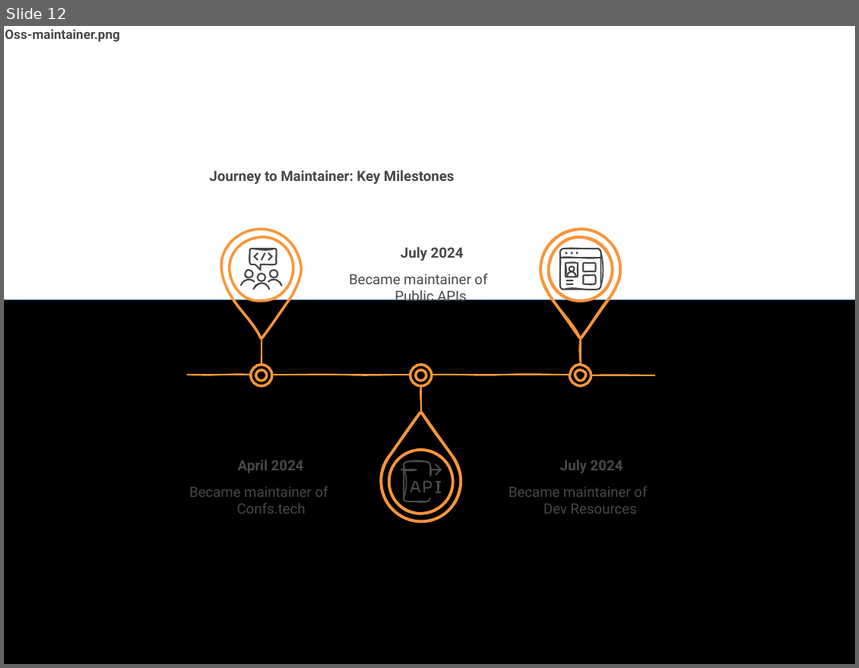
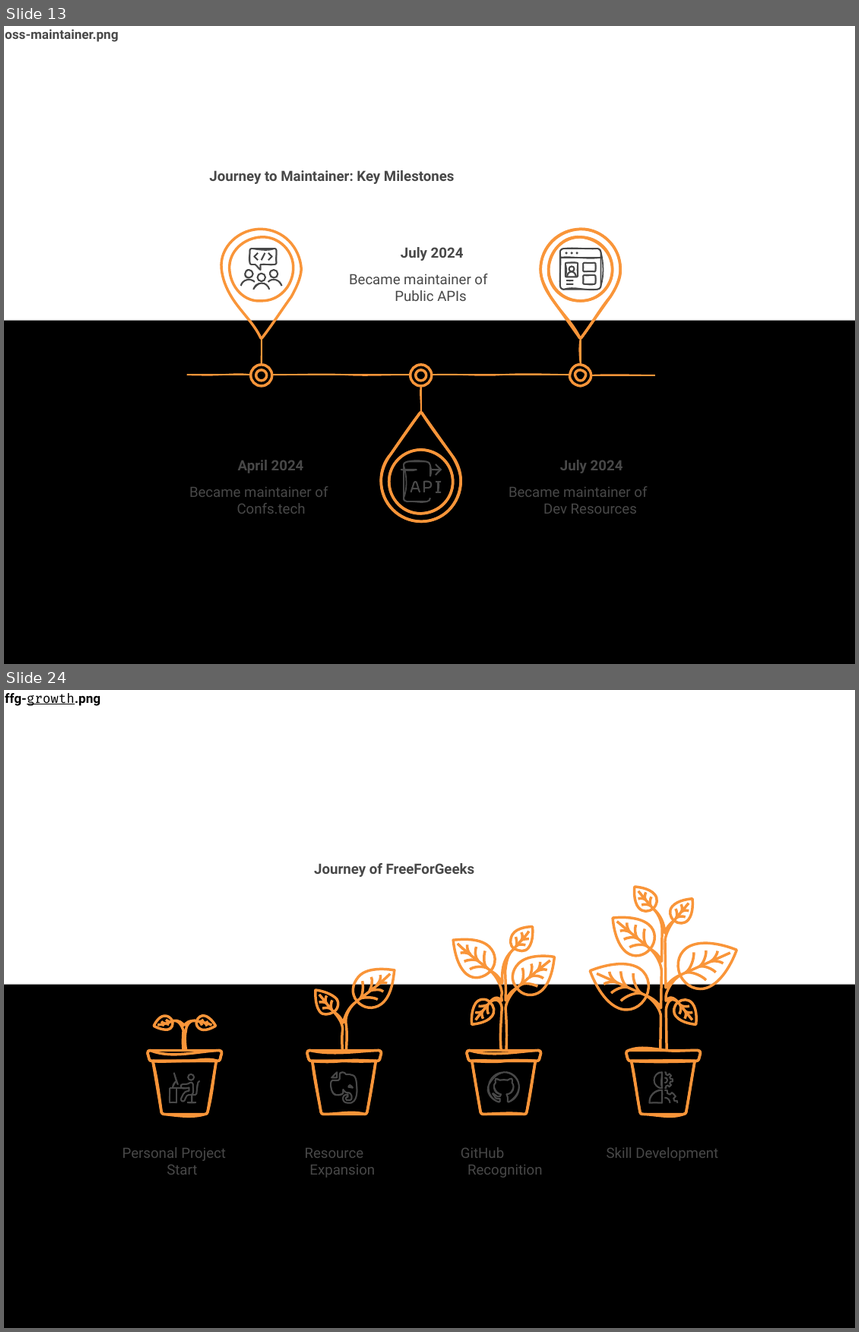
Before and after one commit to JuanPabloDiaz/jpdiaz, a slide deck: src/assets/images/blog/blog-images.pptx. Shown one above the other, each under a label of ours: slide 12 before the commit, slides 13 and 24 after it; the slides between them are not shown. The pictures are 859x668 and 859x1332 pixels, drawn with LibreOffice and Linux fonts; fonts in the diff are those of the drawing. Boxes give left, top, right and bottom in pixels: in the first picture for what was removed or moved away, otherwise in the second. Text is boxed around its words. In the diff, an @@ line names an element or a change of style, - is before the commit and + after.

```diff
--- a/src/assets/images/blog/blog-images.pptx
+++ b/src/assets/images/blog/blog-images.pptx
@@ slide 24 added at box(4, 690, 855, 1328), background #FFFFFF; not listed: 1 template element that a slide beside it also shows @@
@@ text added at box(5, 693, 101, 706), 11 pt, text #000000, bold @@
+ffg-growth.png
@@ text added at box(314, 863, 475, 877), 12 pt, text #484848, bold @@
+Journey of FreeForGeeks
@@ freeform shape added at box(591, 887, 737, 1050), outline #F99539 2.25 pt @@
@@ freeform shape added at box(453, 926, 555, 1051), outline #F99539 2.25 pt @@
@@ freeform shape added at box(315, 966, 395, 1051), outline #F99539 2.25 pt @@
@@ freeform shape added at box(154, 1015, 215, 1050), outline #F99539 2.25 pt @@
@@ freeform shape added at box(147, 1050, 222, 1119), outline #F99539 2.25 pt @@
@@ freeform shape added at box(147, 1051, 222, 1115), outline #F99539 2.25 pt @@
@@ freeform shape added at box(307, 1050, 382, 1115), outline #F99539 2.25 pt @@
@@ freeform shape added at box(307, 1051, 382, 1115), outline #F99539 2.25 pt @@
@@ freeform shape added at box(466, 1051, 541, 1115), outline #F99539 2.25 pt @@
@@ freeform shape added at box(467, 1050, 541, 1115), outline #F99539 2.25 pt @@
@@ freeform shape added at box(626, 1046, 700, 1119), outline #F99539 2.25 pt @@
@@ freeform shape added at box(626, 1051, 701, 1115), outline #F99539 2.25 pt @@
@@ freeform shape added at box(168, 1072, 199, 1103), outline #484848 1.12 pt @@
@@ freeform shape added at box(169, 1072, 200, 1103), outline #484848 1.12 pt @@
@@ freeform shape added at box(329, 1072, 357, 1103), outline #484848 1.12 pt @@
@@ freeform shape added at box(329, 1072, 357, 1103), outline #484848 1.12 pt @@
@@ freeform shape added at box(485, 1072, 519, 1103), outline #484848 1.12 pt @@
@@ freeform shape added at box(487, 1072, 520, 1102), outline #484848 1.12 pt @@
@@ freeform shape added at box(648, 1072, 677, 1103), outline #484848 1.12 pt @@
@@ freeform shape added at box(649, 1072, 677, 1103), outline #484848 1.12 pt @@
@@ text added at box(123, 1148, 226, 1175), 12 pt, text #484848 @@
+Personal Project
+Start
@@ text added at box(305, 1148, 375, 1178), 12 pt, text #484848 @@
+Resource
+Expansion
@@ text added at box(461, 1148, 543, 1178), 12 pt, text #484848 @@
+GitHub
+Recognition
@@ text added at box(607, 1148, 718, 1161), 12 pt, text #484848 @@
+Skill Development
@@ what was slide 12 is now slide 13 @@
@@ slide 13 changed as well @@
@@ text at box(5, 29, 118, 42): text changed @@
-Oss-maintainer.png
+oss-maintainer.png
@@ rectangle removed at box(4, 300, 855, 664) @@
@@ rectangle added at box(4, 321, 855, 664), fill #000000 @@
```
Also in this commit, not shown: 11 other slides changed, 24 other slides added, 27 other files.
